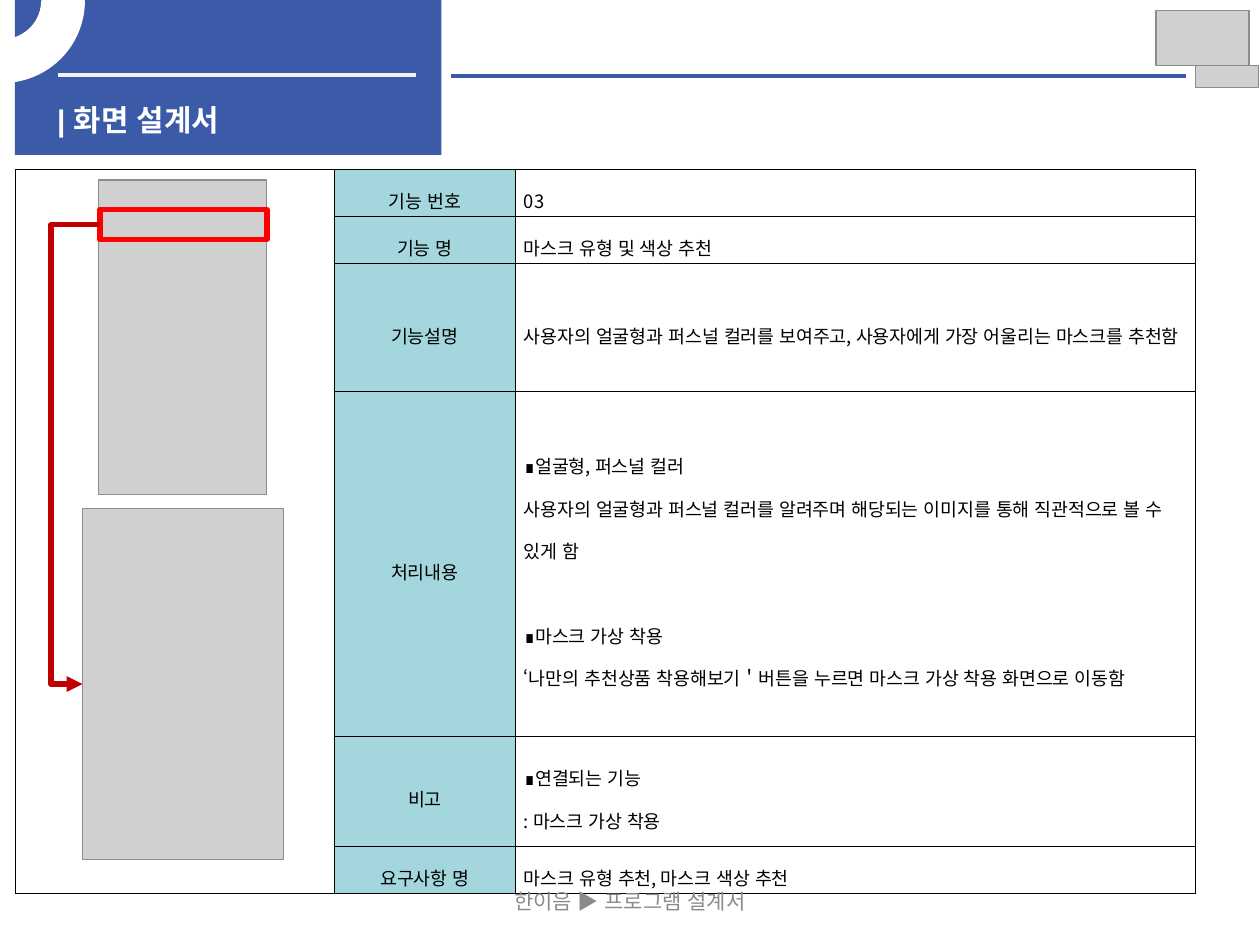
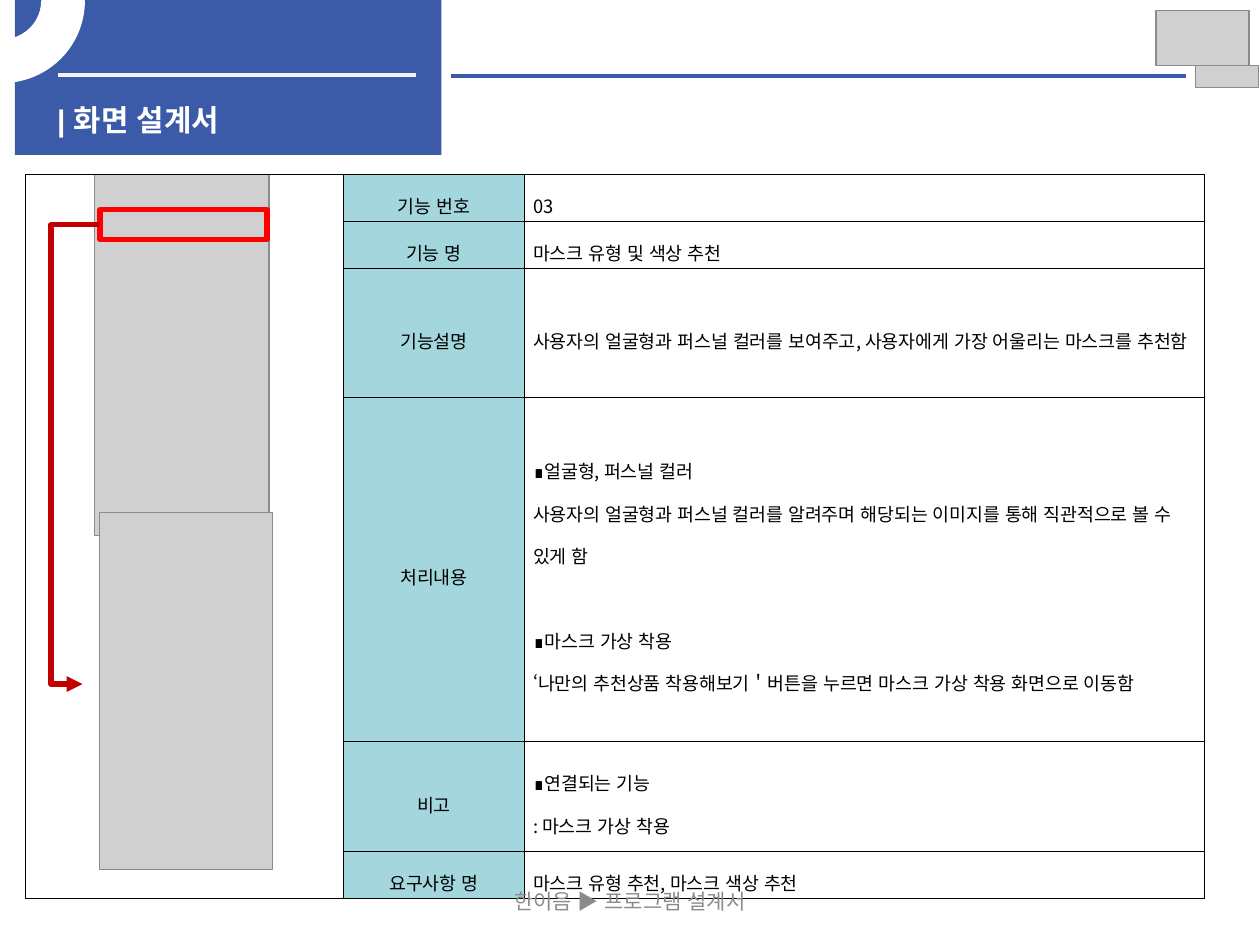
Before and after one commit to longBright/Hanium_Prj, a slide deck: slide 12 of 01_Documents/01_보고서/05_개발보고(2차)/SW개발_HW제작설계서_일반_2차초안.pptx. Drawn at 1260x945 pixels with LibreOffice and Linux fonts; fonts in the diff are those of the drawing; grey boxes stand for pictures. Boxes give left, top, right and bottom in pixels: in the first picture for what was removed or moved away, otherwise in the second. Text is boxed around its words. In the diff, an @@ line names an element or a change of style, - is before the commit and + after.

```diff
--- a/01_Documents/01_보고서/05_개발보고(2차)/SW개발_HW제작설계서_일반_2차초안.pptx
+++ b/01_Documents/01_보고서/05_개발보고(2차)/SW개발_HW제작설계서_일반_2차초안.pptx
@@ table: place and size @@
-table at [15,169,1194,893]
+table at [25,174,1205,900]
@@ picture: place and size @@
-picture at [98,180,266,494]
+picture at [94,175,270,536]
@@ picture: place and size @@
-picture at [82,509,282,859]
+picture at [100,512,273,868]
```
Also in this commit, not shown: 8 other slides changed.
